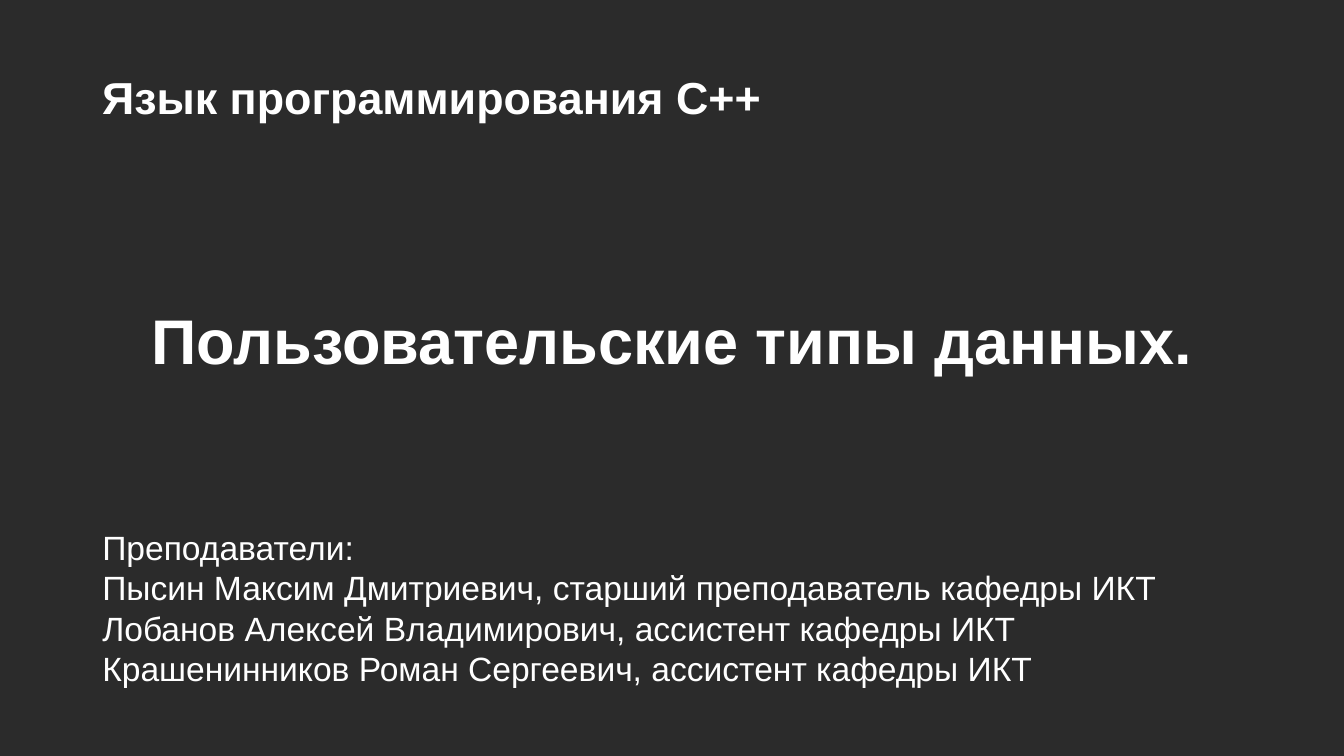
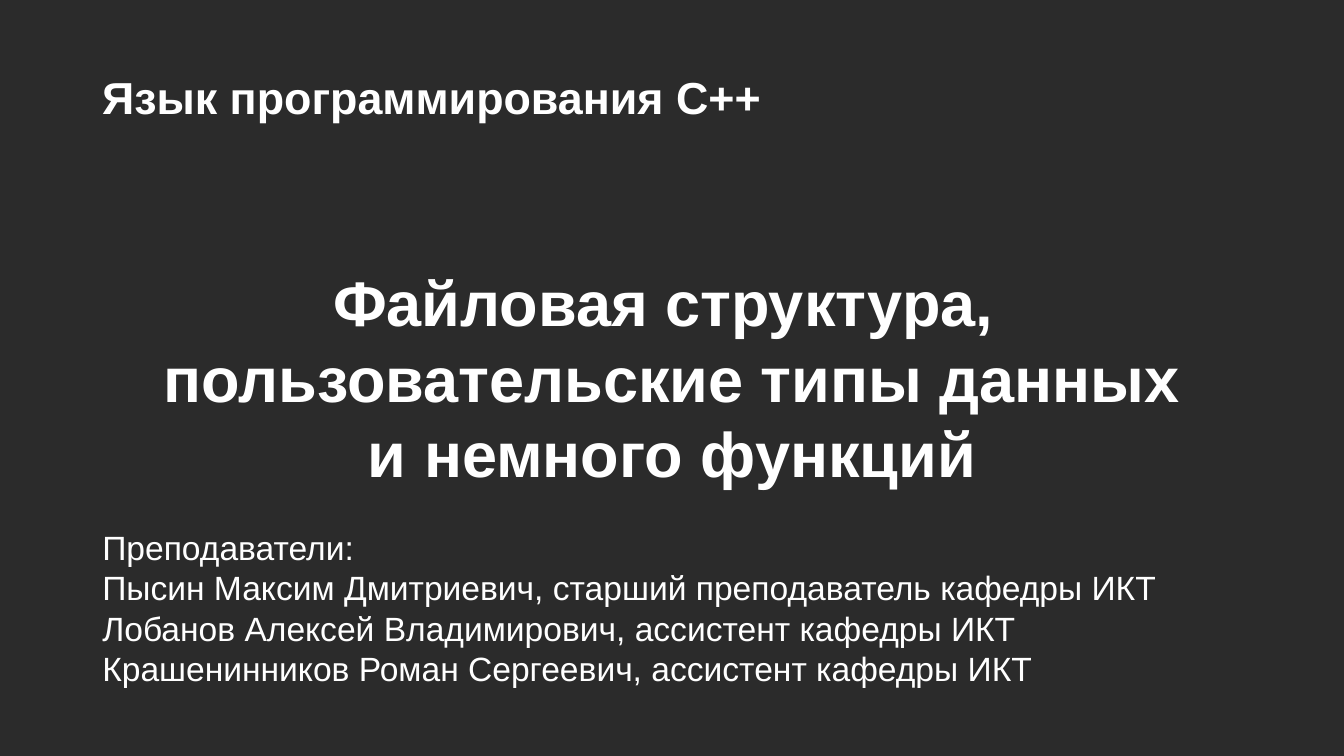
Before and after one commit to MUCTR-IKT-CPP/cpp_course, a slide deck: slide 1 of Лекции/2025/3/Пользовательские типы, структры, объединения.pptx. Drawn at 1344x756 pixels with LibreOffice and Linux fonts; fonts in the diff are those of the drawing; background and template pictures are left out; a plain dark background stands for a picture behind light text. Boxes give left, top, right and bottom in pixels: in the first picture for what was removed or moved away, otherwise in the second. Text is boxed around its words. In the diff, an @@ line names an element or a change of style, - is before the commit and + after.

```diff
--- a/Лекции/2025/3/Пользовательские типы, структры, объединения.pptx
+++ b/Лекции/2025/3/Пользовательские типы, структры, объединения.pptx
@@ text at [164, 279, 1180, 489]: text changed @@
-Пользовательские типы данных.
+Файловая структура,
+пользовательские типы данных
+и немного функций
```
Also in this commit, not shown: 3 other slides changed, 1 slide removed.
